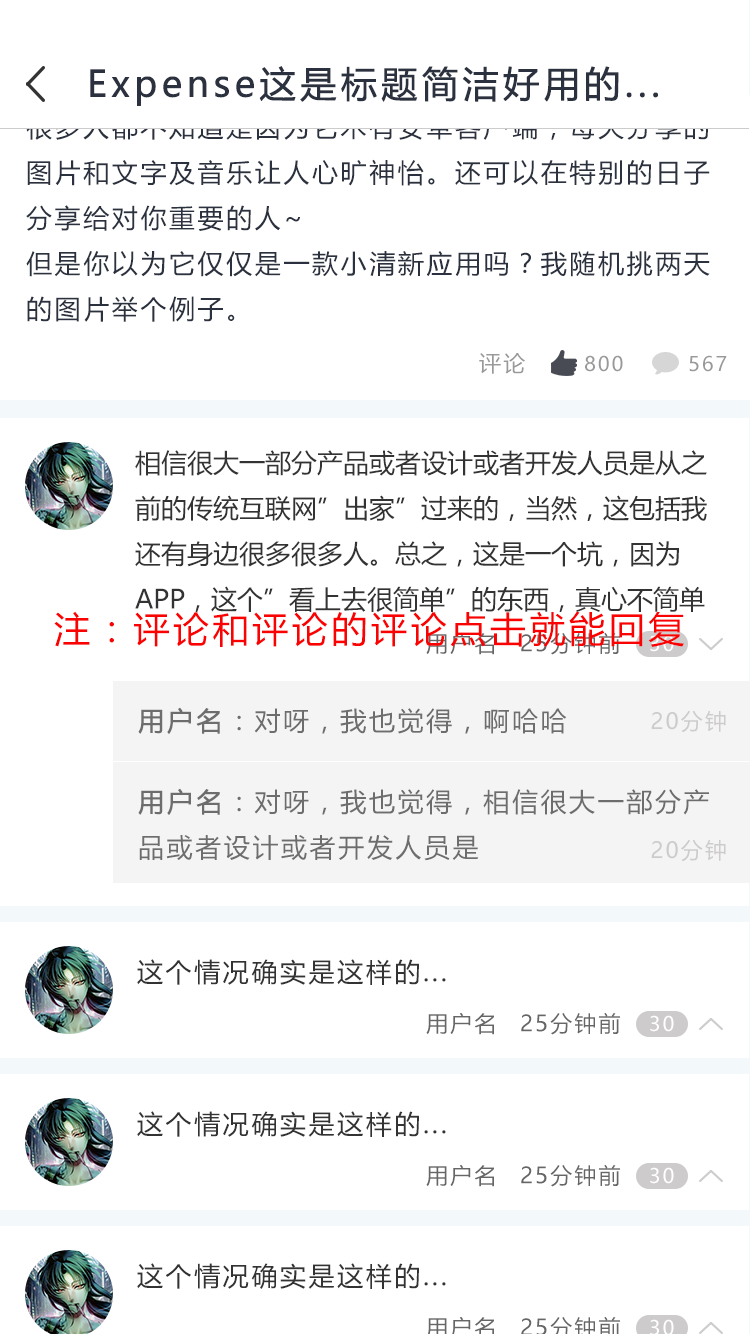
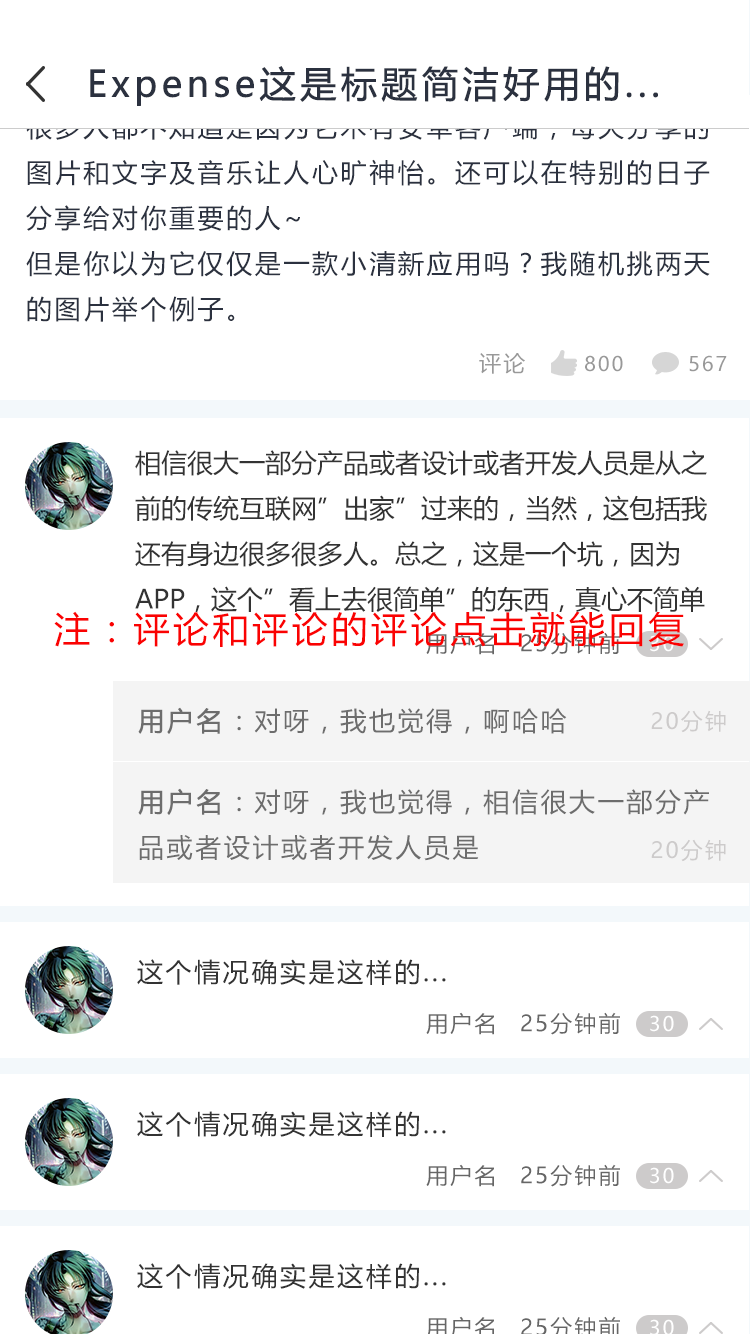
Two versions of the same layered image (750×1334). Layer-by-layer changes:
pixels changed over (x1=551, y1=350, x2=577, y2=376) (layer not identified)
